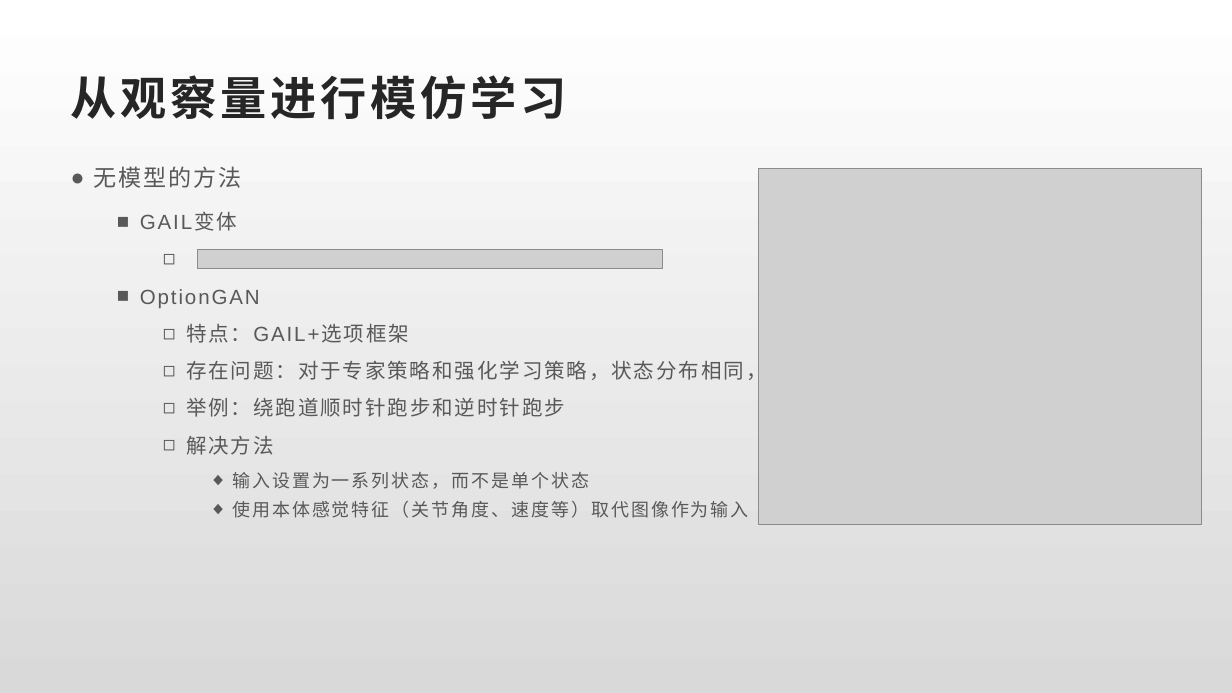
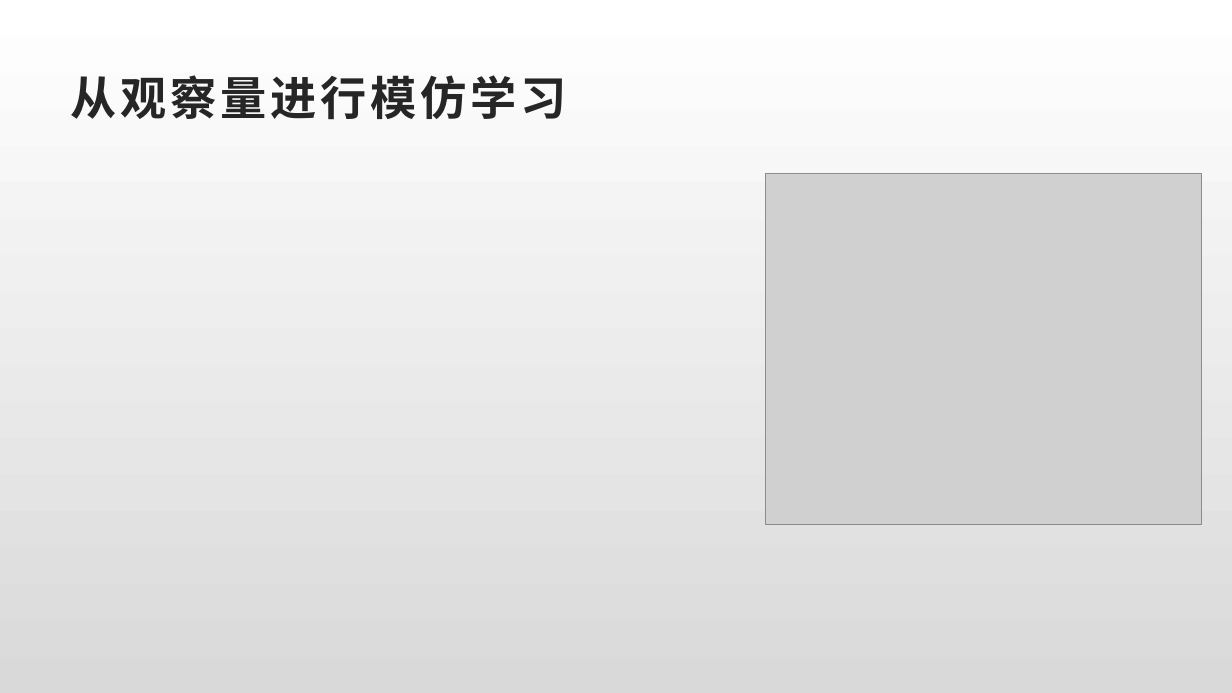
Before and after one commit to youchenlong/Code, a slide deck: slide 31 of Python/RL/深度强化学习.pptx (slide 23 before the commit). Drawn at 1232x693 pixels with LibreOffice and Linux fonts; fonts in the diff are those of the drawing; grey boxes stand for pictures; background and template pictures are left out. Boxes give left, top, right and bottom in pixels: in the first picture for what was removed or moved away, otherwise in the second. Text is boxed around its words. In the diff, an @@ line names an element or a change of style, - is before the commit and + after.

```diff
--- a/Python/RL/深度强化学习.pptx
+++ b/Python/RL/深度强化学习.pptx
@@ text removed at (94, 166, 833, 518) @@
-● 无模型的方法
-  ■ GAIL变体
-  ■ OptionGAN
-    ◻ 特点：GAIL+选项框架
-    ◻ 存在问题：对于专家策略和强化学习策略，状态分布相同，不代表在每一个状态下，相应的动作都相同
-    ◻ 举例：绕跑道顺时针跑步和逆时针跑步
-    ◻ 解决方法
-      ◆ 输入设置为一系列状态，而不是单个状态
-      ◆ 使用本体感觉特征（关节角度、速度等）取代图像作为输入
@@ picture: place and size @@
-picture at (759, 168, 1202, 525)
+picture at (765, 173, 1202, 525)
@@ picture removed at (198, 250, 663, 269) @@
```
Also in this commit, not shown: 10 other slides changed, 8 slides added, 27 other files.
